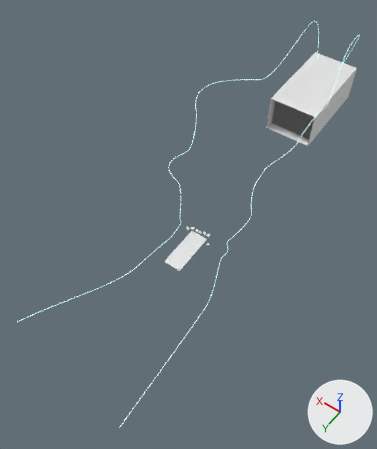
Before and after pictures for a commit that changed the Blender file Assets/Models/Environment/Scenes/Tutorial/tutorial_facilityRoomPushing.blend.
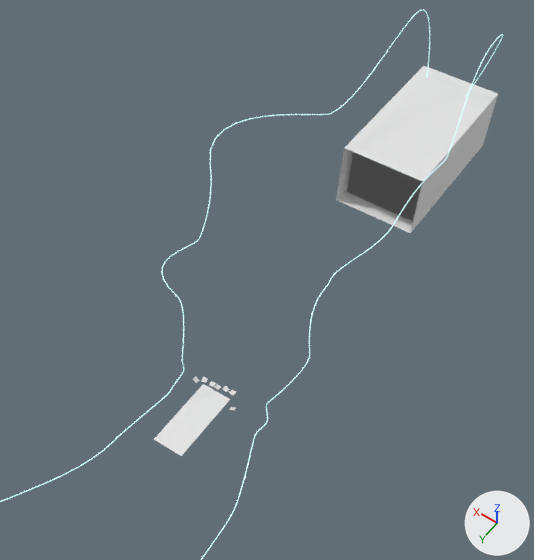
Each version appears first whole from a 50 mm lens placed at (-56.4, 73.1, 135.8), pointed at (5.8, -14.1, -1.1), and next in a close-up on the part from 21% to 100% of the width and 3% to 73% of the height. Arrows for +X, +Y and +Z are at lower right; the lights stay in place.

The first close-up shows 'BezierCurve', 'BezierCurve.001', 'Island', 'Room', 'RoomBackWall'.
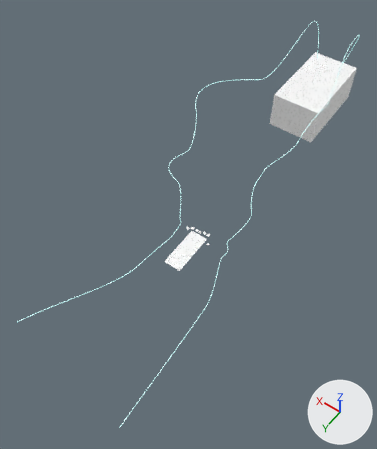
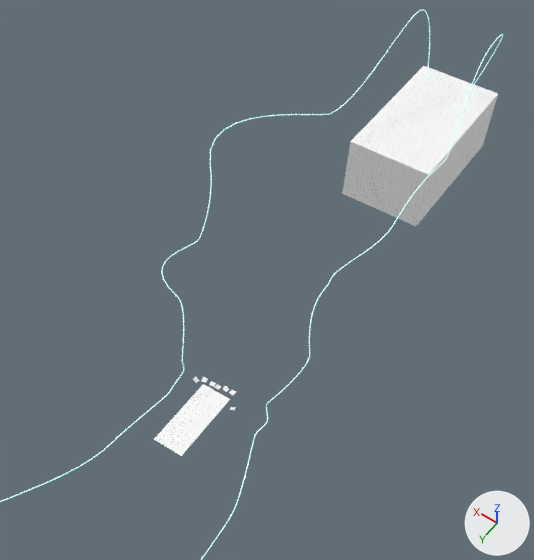
The change in detail:
Picture 'tile.png' (img_tile_png) is new.
In material 'Tile' (mat_tile), base_color is no longer (0.8, 0.8, 0.8), white #e7e7e7.
In material 'Tile' (mat_tile), texture is now set to img_tile_png.
me_cube_001 has 40 vertices, 22 faces and spans x -9.0..9.0, y -17.0..18.6, z -1.0..13.0.
me_cube_001 is used by ob_room; location (0.0, -89.0, 0.0).
Before the commit, vertices of me_cube_001: 20 (9.0, 18.6, -1.0) at pixel (336, 199), 21 (9.0, 18.6, 13.0) at pixel (344, 147), 24 (-9.0, 18.6, -1.0) at pixel (410, 233), 25 (-9.0, 18.6, 13.0) at pixel (423, 181).
Part 1, on me_cube_001:
Vertices 20, 21, 24, 25 of me_cube_001 move by (0.0, -2.6, 0.0).
me_cube_003 has 8 vertices, 2 faces and spans x -8.0..8.0, y 16.0, z 0.0..12.0.
me_cube_003 is used by ob_roombackwall; location (0.0, -89.0, 0.0).
Part 2, on me_cube_003:
Vertex 0 of me_cube_003 moves from (8.0, 16.0, 0.0) at pixel (346, 191) to (9.0, 13.0, -1.0).
Vertex 1 of me_cube_003 moves from (8.0, 16.0, 12.0) to (9.0, 13.0, 13.0) at pixel (357, 133).
Vertex 2 of me_cube_003 moves from (-8.0, 16.0, 0.0) at pixel (412, 221) to (-9.0, 13.0, -1.0) at pixel (422, 218).
Vertex 3 of me_cube_003 moves from (-8.0, 16.0, 12.0) to (-9.0, 13.0, 13.0) at pixel (435, 166).
Vertex 4 of me_cube_003 moves from (-8.0, 16.0, 0.0) at pixel (412, 221) to (-9.0, 16.0, -1.0) at pixel (416, 226).
Vertex 5 of me_cube_003 moves from (-8.0, 16.0, 12.0) to (-9.0, 16.0, 13.0) at pixel (428, 174).
Vertex 6 of me_cube_003 moves from (8.0, 16.0, 0.0) at pixel (346, 191) to (9.0, 16.0, -1.0) at pixel (342, 193).
Vertex 7 of me_cube_003 moves from (8.0, 16.0, 12.0) to (9.0, 16.0, 13.0) at pixel (350, 141).

Where the change shows, as pixel boxes (x1, y1, x2, y2) in the close-ups (534 x 560 px; the box of a moved part takes in the faces that stretch with it):
'Room', surface changed, reshaped (9% narrower): before (336, 66, 498, 233); after (350, 66, 498, 226)
'RoomBackWall', surface changed: (342, 142, 428, 226) in both
'Island', surface changed: (154, 376, 236, 456) in both
part 2 of me_cube_003, moved or reshaped: before (347, 152, 422, 221); after (342, 142, 428, 226)
